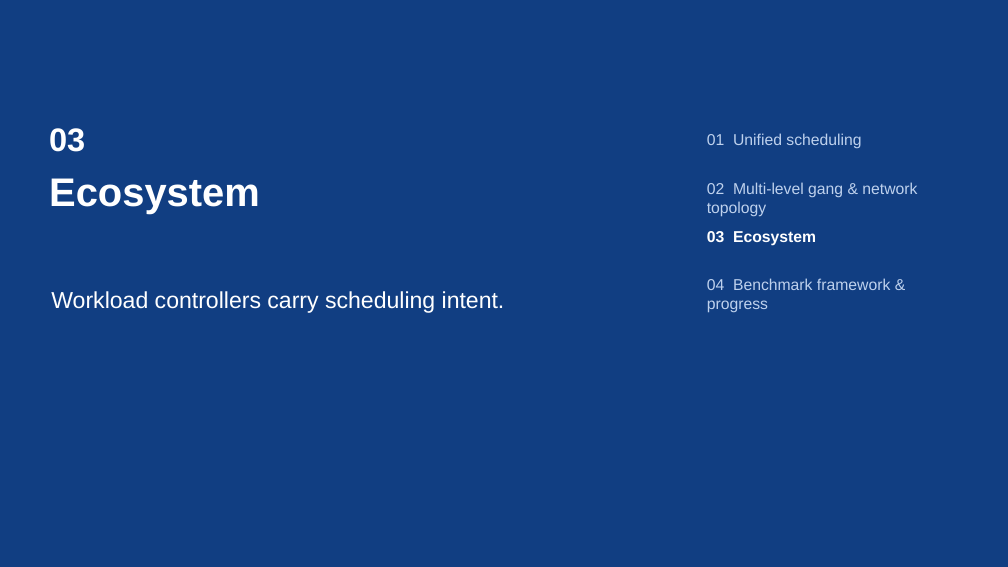
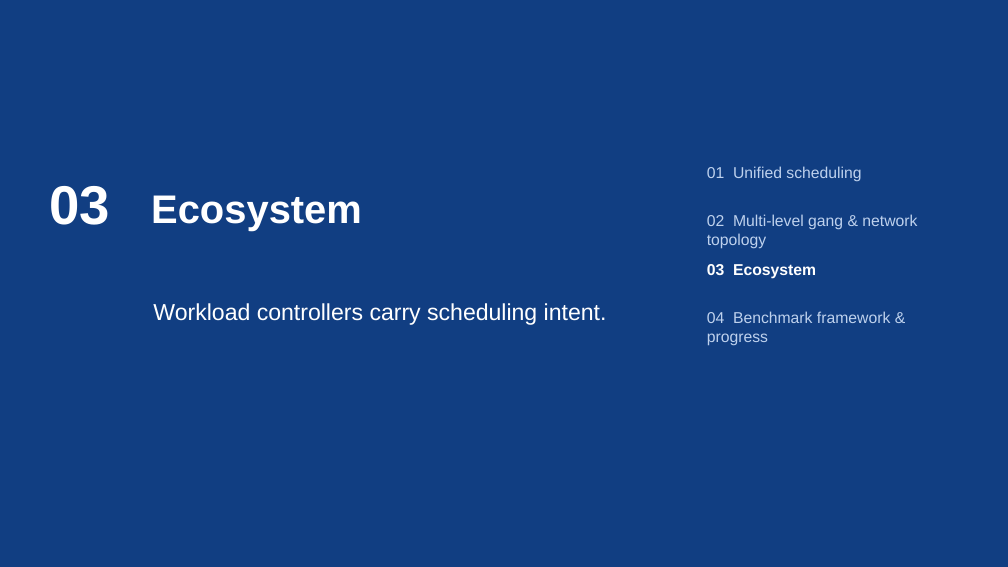
Before and after one commit to JesseStutler/volcano, a slide deck: slide 15 of docs/ppt/Volcano_KubeCon_NA_2026.pptx. Drawn at 1008x567 pixels with LibreOffice and Linux fonts; fonts in the diff are those of the drawing; background and template pictures are left out. Boxes give left, top, right and bottom in pixels: in the first picture for what was removed or moved away, otherwise in the second. Text is boxed around its words. In the diff, an @@ line names an element or a change of style, - is before the commit and + after.

```diff
--- a/docs/ppt/Volcano_KubeCon_NA_2026.pptx
+++ b/docs/ppt/Volcano_KubeCon_NA_2026.pptx
@@ text "03": place and size @@
-text "03" at [49, 128, 85, 152]
+text "03" at [49, 186, 110, 225]
@@ text "03" at [49, 186, 110, 225]: size 31 to 52 pt @@
@@ text "Ecosystem": place and size @@
-text "Ecosystem" at [49, 178, 260, 214]
+text "Ecosystem" at [151, 195, 362, 231]
@@ text "03 Ecosystem": place and size @@
-text "03 Ecosystem" at [707, 231, 816, 246]
+text "03 Ecosystem" at [707, 264, 816, 279]
@@ text "Workload controllers carry scheduling intent.": place and size @@
-text "Workload controllers carry scheduling intent." at [51, 291, 505, 313]
+text "Workload controllers carry scheduling intent." at [153, 303, 607, 325]
@@ 3 texts: place and size @@
-3 texts at [707, 133, 917, 313]
+3 texts at [707, 166, 917, 346]
```
Also in this commit, not shown: 4 other slides changed, 18 other files.
